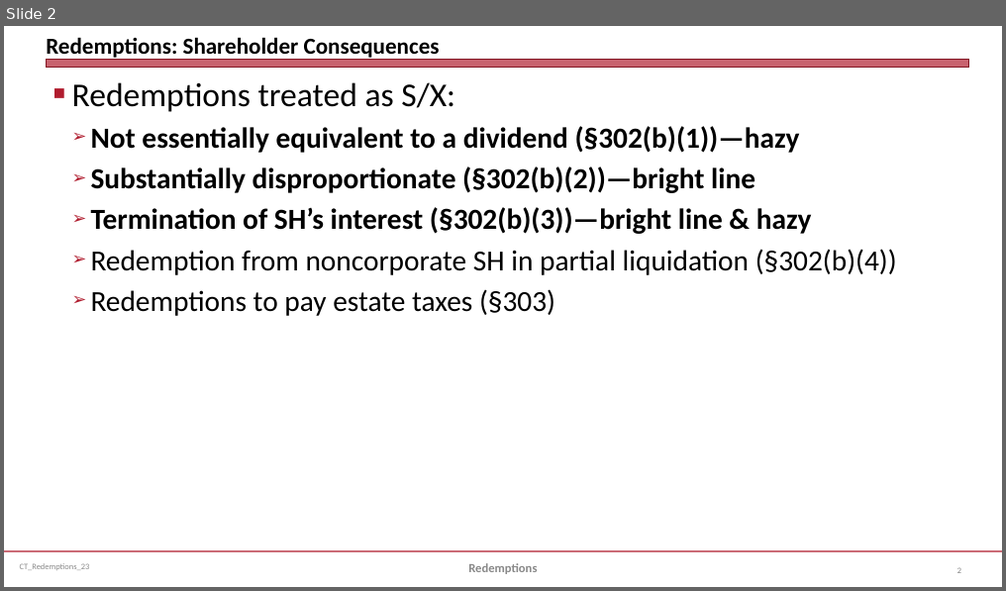
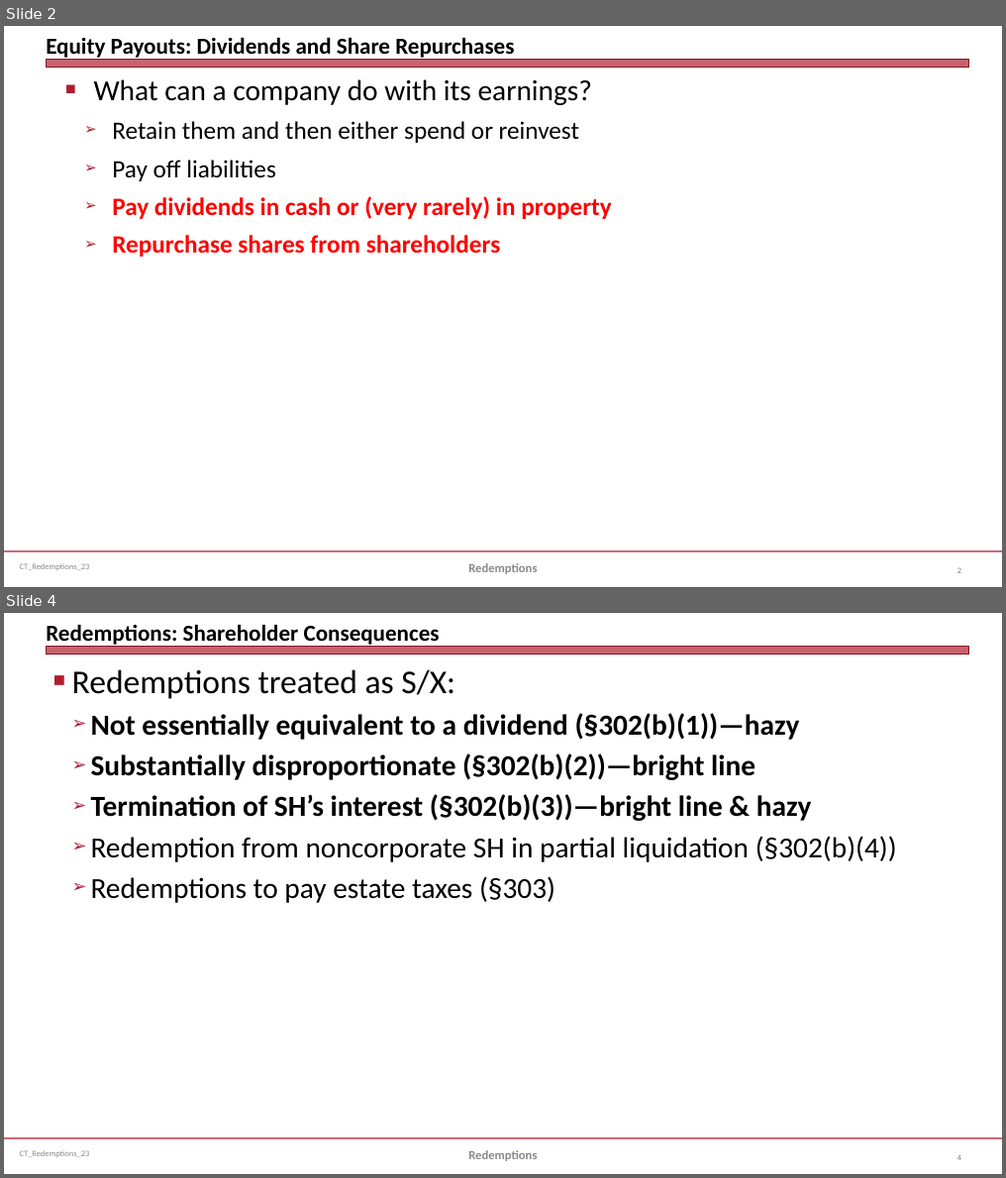
Before and after one commit to jmc877/Corporate-Tax, a slide deck: slides/CT_Redemptions_23.pptx. Shown one above the other, each under a label of ours: slide 2 before the commit, slides 2 and 4 after it; the slides between them are not shown. The pictures are 1006x591 and 1006x1178 pixels, drawn with LibreOffice and Linux fonts; fonts in the diff are those of the drawing. Boxes give left, top, right and bottom in pixels: in the first picture for what was removed or moved away, otherwise in the second. Text is boxed around its words. In the diff, an @@ line names an element or a change of style, - is before the commit and + after.

```diff
--- a/slides/CT_Redemptions_23.pptx
+++ b/slides/CT_Redemptions_23.pptx
@@ slide 2 added at [4,26,1002,587], background #FFFFFF; not listed: 3 template elements that a slide beside it also shows @@
@@ title added at [46,37,514,61], 22 pt, text #000000, bold @@
+Equity Payouts: Dividends and Share Repurchases
@@ text added at [94,79,612,257], 24 pt, text #000000 @@
+■ What can a company do with its earnings?
+  ➢ Retain them and then either spend or reinvest
+  ➢ Pay off liabilities
+  ➢ Pay dividends in cash or (very rarely) in property
+  ➢ Repurchase shares from shareholders
@@ text added at [468,564,537,574], 12 pt, text #898989, bold @@
+Redemptions
@@ page number added at [957,569,961,573], 8 pt, text #808080 @@
+2
@@ what was slide 2 is now slide 4 @@
```
Also in this commit, not shown: 7 slides changed, 10 other slides added, 4 other files.
